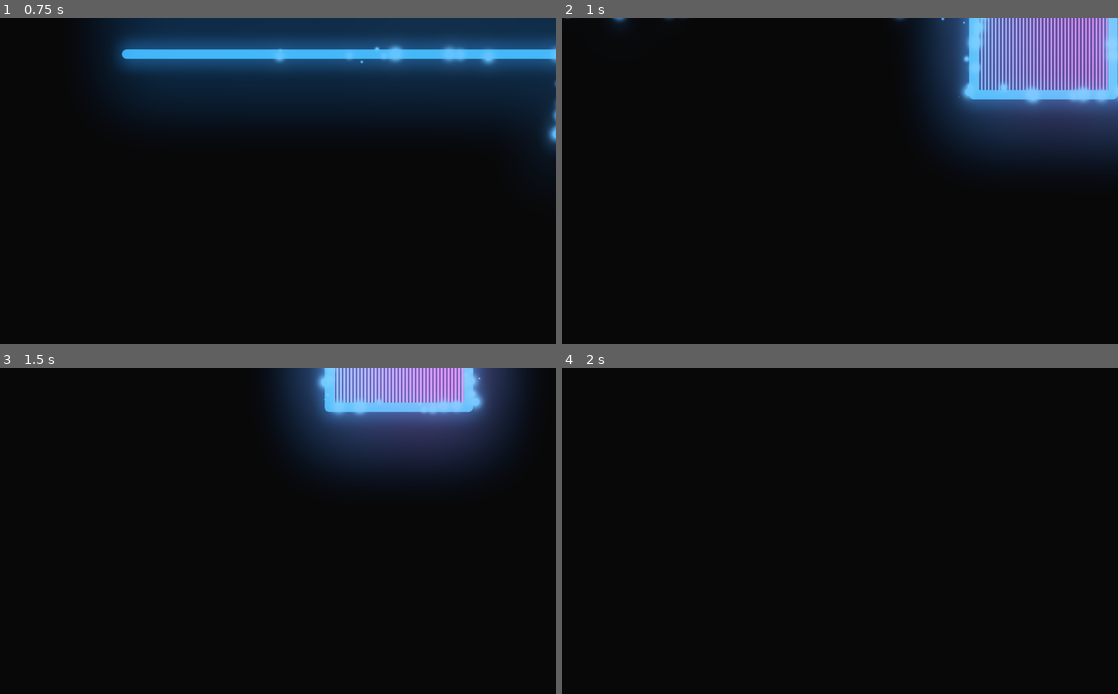
Above: before the commit, frames 1-4 (two rows, left to right).
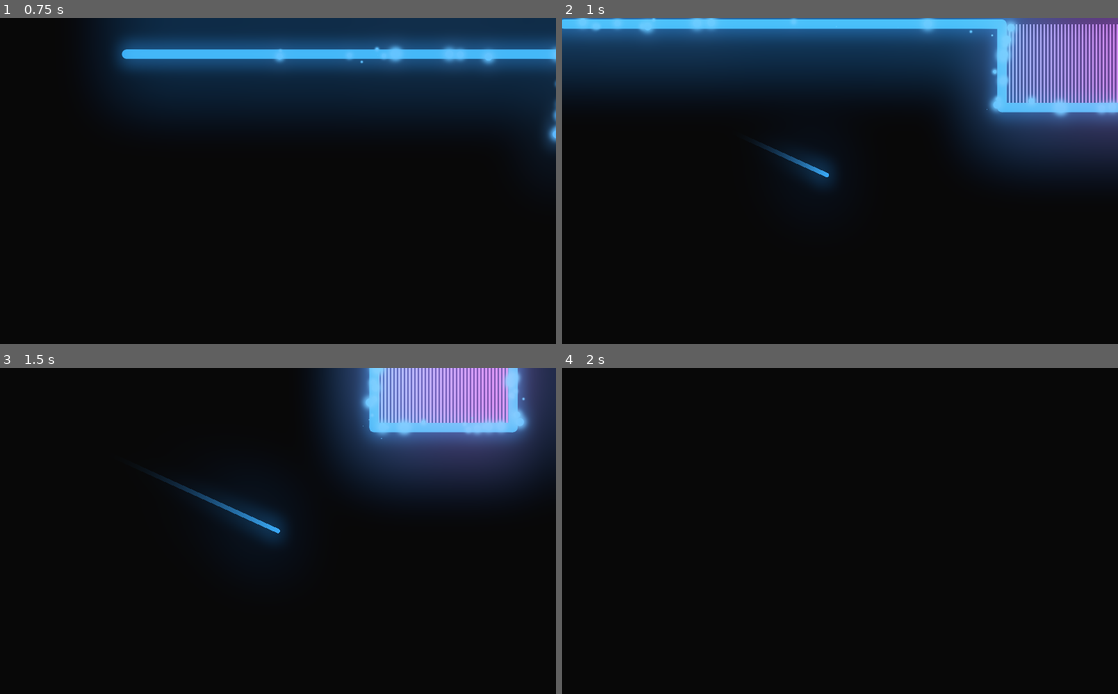
Above: after the commit, the same moments.

Repository: grusad/Spectrum-Bret
Game: Godot game, scene res://src/Game.tscn
The game is run twice, just before and just after one commit, with the same random seed, the same clock (stepped at 60 frames per second) and the same inputs.
Inputs:
- Up to frame 1 (0.75 s): hold Right (ui_right) from 0.53 s (still down); tap Space (jump) at 0.6 s
- Up to frame 2 (1 s): keep holding Right (ui_right); tap Space (jump) at 0.77 s
- Up to frame 3 (1.5 s): keep holding Right (ui_right); tap Space (jump) at 1.07, 1.35 s
- Up to frame 4 (2 s): keep holding Right (ui_right); tap Space (jump) at 1.52, 1.82 s

Frame 1 is identical in both runs. In frame 2, 22% of the frame differs, in the area x 0-100%, y 0-54%; in frame 3, 16%; in frame 4, nothing differs.

Commit message:
added dasheffect

Diff:
--- a/project.godot
+++ b/project.godot
@@ -41,6 +41,11 @@
  ]
 }
 
+[layer_names]
+
+2d_physics/layer_1="Map"
+2d_physics/layer_2="Player"
+
 [rendering]
 
 vram_compression/import_etc=true
--- /dev/null
+++ b/src/CollisionRay.gd
@@ -0,0 +1,20 @@
+extends RayCast2D
+
+signal is_colliding
+signal just_collided
+
+onready var parent = get_parent()
+
+var first_collision = false
+
+
+func _physics_process(delta):
+	cast_to = parent.velocity.normalized() * 20
+	if is_colliding():
+		emit_signal("is_colliding", self)
+		if not first_collision:
+			emit_signal("just_collided", self)
+			first_collision = true
+
+	else:
+		first_collision = false
--- a/src/Player.gd
+++ b/src/Player.gd
@@ -15,8 +15,6 @@
 
 	for state in states:
 		state.physics_process(delta)
-		print(state.name)
-	print("")
 
 	velocity = move_and_slide(velocity, Vector2.UP)
 
--- /dev/null
+++ b/src/TemporaryLine2D.gd
@@ -0,0 +1,13 @@
+extends Line2D
+
+onready var tween = $Tween
+
+func _ready():
+	tween.interpolate_property(self, "width", width, 0, 0.2, Tween.TRANS_CUBIC, Tween.EASE_IN)
+	tween.connect("tween_completed", self, "on_tween_completed")
+
+func remove():
+	tween.start()
+
+func on_tween_completed(object, key):
+	queue_free()
--- /dev/null
+++ b/src/TemporaryLine2D.tscn
@@ -0,0 +1,17 @@
+[gd_scene load_steps=3 format=2]
+
+[ext_resource path="res://src/TemporaryLine2D.gd" type="Script" id=1]
+
+[sub_resource type="Gradient" id=1]
+offsets = PoolRealArray( 0, 0.183761, 1 )
+colors = PoolColorArray( 0, 0, 0, 0, 0.192157, 0.596078, 0.94902, 1, 0.192157, 0.596078, 0.94902, 1 )
+
+[node name="TemporaryLine2D" type="Line2D"]
+points = PoolVector2Array( 40, -152 )
+gradient = SubResource( 1 )
+joint_mode = 2
+begin_cap_mode = 2
+end_cap_mode = 2
+script = ExtResource( 1 )
+
+[node name="Tween" type="Tween" parent="."]
--- a/src/states/DashState.gd
+++ b/src/states/DashState.gd
@@ -2,21 +2,29 @@
 
 var time_deacceleration = 0.15
 var rotation_speed = 500
-var force = 2500
+var force = 2000
 var has_released_dash = false
 var deacceleration_friction = 20.0
 var dash_time = 0.2
 var timer = 0
+var temporary_line = null
+
+
 
 func enter_state(parent, previous_state):
 	.enter_state(parent, previous_state)
 	parent.aim_pivot.visible = true
 	remove_state(parent.get_state("GravityState"))
 
+
+
 func exit_state():
 	timer = 0
 	has_released_dash = false
+	temporary_line.remove()
+	temporary_line = null
 	combine_with(parent.get_state("GravityState"))
+
 
 func physics_process(delta):
 	if not has_released_dash:
@@ -30,13 +38,23 @@
 		parent.aim_pivot.rotation_degrees = 0
 		parent.aim_pivot.visible = false
 
+		temporary_line = load("res://src/TemporaryLine2D.tscn").instance()
+		get_tree().root.add_child(temporary_line)
+		temporary_line.points = [parent.global_position, parent.global_position]
+
 	if has_released_dash:
 		timer += delta
+
+		if parent.is_on_wall() or parent.is_on_ceiling():
+			temporary_line.add_point(parent.global_position)
+			print("got here")
+
+		print(temporary_line.points.size())
+		temporary_line.points[temporary_line.points.size() - 1] = parent.global_position
+
 		if timer >= dash_time:
 
 			parent.apply_friction(deacceleration_friction, delta)
 
-			print(parent.velocity.length())
-
 			if(parent.velocity.length() < 0.05):
 				remove_state(self)
